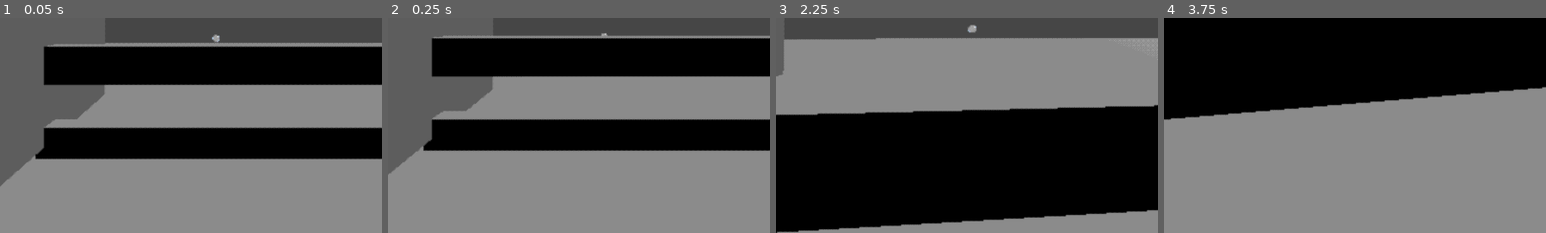
Above: before the commit, frames 1-4 (left to right).
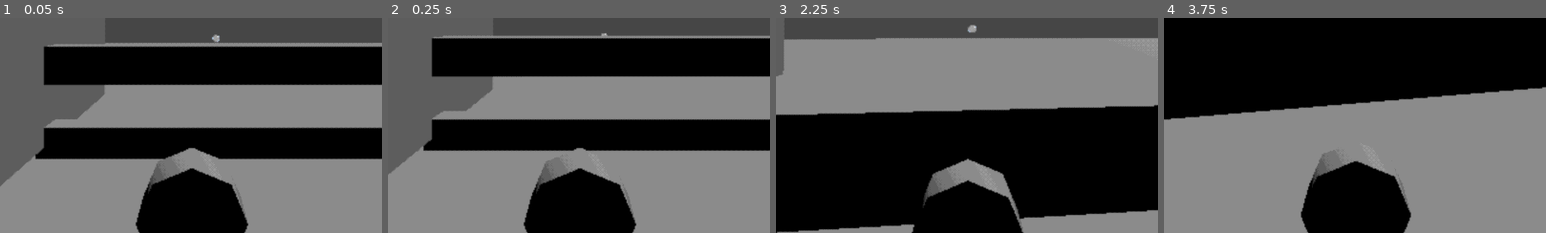
Above: after the commit, the same moments.

Repository: electrp/ggj25
Game: Godot game, scene res://levels/lvl_RoomTest.tscn
Same seed, same stepped clock (60 frames per second), same inputs: the game is played once before the commit and once after it.
Inputs (mouse positions are % of the whole screen's width and height, from its top left):
- Up to frame 1 (0.05 s): no input
- Up to frame 2 (0.25 s): no input
- Up to frame 3 (2.25 s): move the mouse to (55, 50) at 0.52 s; press the mouse at (55, 50) at 0.53 s; hold Up (ui_up) from 0.53 s (still down); tap Space (ui_accept) at 0.77, 1.52 s; move the mouse to (45, 50) at 1.27 s; release the mouse at (45, 50) at 1.28 s; click (45, 50) at 1.35 s; move the mouse to (52, 48) at 2.02 s; press the mouse at (52, 48) at 2.03 s
- Up to frame 4 (3.75 s): keep holding Up (ui_up); move the mouse to (49, 52) at 2.77 s; release the mouse at (49, 52) at 2.78 s; click (49, 52) at 2.85 s; tap Space (ui_accept) at 3.02 s; move the mouse to (57, 51) at 3.52 s; press the mouse at (57, 51) at 3.53 s
The pictures show only the part of the screen within x 25-75%, y 50-100%; the shares and areas given below are measured in that part.

The runs differ from the first frame. In frame 1, 7.6% of the frame differs, in the area x 35-65%, y 60-100%; in frame 2, 7.2%; in frame 3, 4.0%; in frame 4, 7.9%, in the area x 35-65%, y 63-100%.

Commit message:
Dumb level

Diff:
--- a/ggj25/assets/shaders/pf_Vent.gdshader
+++ b/ggj25/assets/shaders/pf_Vent.gdshader
@@ -5,7 +5,7 @@
 }
 
 void fragment() {
-	ALPHA = .1;
+	ALPHA = .3;
 	ALBEDO = vec3(1, 0, 0);
 	// Called for every pixel the material is visible on.
 }
--- a/ggj25/levels/lvl_Room1.tscn
+++ b/ggj25/levels/lvl_Room1.tscn
@@ -68,9 +68,9 @@
 use_collision = true
 
 [node name="WallRight" type="CSGBox3D" parent="SubViewportContainer/SubViewport" groups=["poppable"]]
-transform = Transform3D(-27.8161, 0, -2.32584e-08, 0, 9.49386, 0, 2.43176e-06, 0, -0.266045, 4.80899, 5.63414, 5.08551)
+transform = Transform3D(-27.8161, 0, -2.32584e-08, 0, 9.49386, 0, 2.43176e-06, 0, -0.266045, 2.10276, 5.63414, 5.08551)
 use_collision = true
-size = Vector3(0.70166, 1, 1)
+size = Vector3(0.50708, 1, 1)
 
 [node name="WallBack" type="CSGBox3D" parent="SubViewportContainer/SubViewport" groups=["poppable"]]
 transform = Transform3D(-4.37114e-07, 0, -0.266045, 0, 9.49386, 0, 10, 0, -1.16292e-08, -5.14368, 5.65043, -0.00750303)
@@ -108,7 +108,7 @@
 transform = Transform3D(6.69158, 0, 0, 0, 1, 0, 0, 0, 1, 19.4005, 2.284, 0.667525)
 
 [node name="WallLeft6" type="CSGBox3D" parent="SubViewportContainer/SubViewport" groups=["poppable"]]
-transform = Transform3D(10, 0, 4.65168e-08, 0, 9.49386, 0, -1.74846e-06, 0, 0.266045, 18.7976, 5.46692, 5.16848)
+transform = Transform3D(10, 0, 4.65168e-08, 0, 9.49386, 0, -1.74846e-06, 0, 0.266045, 18.7159, 5.2587, 4.89725)
 use_collision = true
 size = Vector3(1.2196, 0.990784, 1)
 script = SubResource("GDScript_mkm0p")
--- a/ggj25/prefabs/pf_Fan.tscn
+++ b/ggj25/prefabs/pf_Fan.tscn
@@ -21,7 +21,7 @@
 # Called every frame. 'delta' is the elapsed time since the previous frame.
 func _physics_process(delta: float) -> void:
 	if(!activate):
-		pass
+		return
 
 	var norm = end_marker.global_position - self.global_position
 	falloff_scale = norm.length()
--- a/ggj25/prefabs/pf_Player.tscn
+++ b/ggj25/prefabs/pf_Player.tscn
@@ -2,7 +2,7 @@
 
 [ext_resource type="Script" path="res://scripts/scr_Player.gd" id="1_7qmpx"]
 [ext_resource type="Script" path="res://scripts/scr_CharacterBody.gd" id="2_v3qta"]
-[ext_resource type="PackedScene" uid="uid://divgqk0d2lwlt" path="res://prefabs/pf_Fan.tscn" id="3_t7ex3"]
+[ext_resource type="PackedScene" uid="uid://cd4763redojxq" path="res://prefabs/pf_PortableFan.tscn" id="3_dev6a"]
 
 [sub_resource type="CapsuleMesh" id="CapsuleMesh_ijbdt"]
 
@@ -26,7 +26,5 @@
 
 [node name="Camera3D" type="Camera3D" parent="CharacterBody3D/Head"]
 
-[node name="Fan" parent="CharacterBody3D" instance=ExtResource("3_t7ex3")]
-transform = Transform3D(-2, 0, -3.01992e-06, 0, 2, 0, 3.01992e-07, 0, -20, 0, 0, -0.482397)
-falloff = true
-power = 0.25
+[node name="PortableFan" parent="CharacterBody3D" instance=ExtResource("3_dev6a")]
+transform = Transform3D(-1, 0, -8.74228e-08, 0, 1, 0, 8.74228e-08, 0, -1, 0, 0, -0.673047)
--- a/ggj25/prefabs/pf_PortableFan.tscn
+++ b/ggj25/prefabs/pf_PortableFan.tscn
@@ -5,7 +5,10 @@
 [node name="PortableFan" type="Node3D"]
 
 [node name="Fan" parent="." instance=ExtResource("1_45sr3")]
-transform = Transform3D(1, 0, 0, 0, 1, 0, 0, 0, 1, 0.135366, 0, 0.0296283)
+transform = Transform3D(2.72637, 0, 0, 0, 2.72637, 0, 0, 0, 16.9897, 0.135366, 0, 0.0296283)
+falloff = true
+power = 1.0
+activate = false
 
 [node name="FanModel" type="Node3D" parent="."]
 transform = Transform3D(0.1, 0, 0, 0, 0.2, 0, 0, 0, 0.1, 0, 0, 0)
--- a/ggj25/project.godot
+++ b/ggj25/project.godot
@@ -96,6 +96,11 @@
 , Object(InputEventKey,"resource_local_to_scene":false,"resource_name":"","device":-1,"window_id":0,"alt_pressed":false …(186 unchanged characters)…
 ]
 }
+Activate={
+"deadzone": 0.5,
+"events": [Object(InputEventMouseButton,"resource_local_to_scene":false,"resource_name":"","device":-1,"window_id":0,"alt_pressed":false,"shift_pressed":false,"ctrl_pressed":false,"meta_pressed":false,"button_mask":1,"position":Vector2(239, 9),"global_position":Vector2(248, 55),"factor":1.0,"button_index":1,"canceled":false,"pressed":true,"double_click":false,"script":null)
+]
+}
 
 [rendering]
 
--- a/ggj25/scripts/scr_Player.gd
+++ b/ggj25/scripts/scr_Player.gd
@@ -2,6 +2,8 @@
 
 @onready var pause = get_node("../../../PauseMenu/Pause")  # Place PauseMenu as seen in lvl_NickTest
 @onready var player = $CharacterBody3D
+@onready var fan_obj = $CharacterBody3D/PortableFan/Fan
+
 var isPaused = false
 var isFullscreen = false
 
@@ -24,6 +26,8 @@
 
 # Called every frame. 'delta' is the elapsed time since the previous frame.
 func _process(delta: float) -> void:
+	fan_obj.activate = Input.is_action_pressed("Activate")
+
 	if Input.is_action_just_pressed("ui_cancel"):
 		if isPaused == false:
 			Input.set_mouse_mode(Input.MOUSE_MODE_VISIBLE)
Not shown: 1 places in ggj25/levels/lvl_Room1.tscn that only renumber resources
